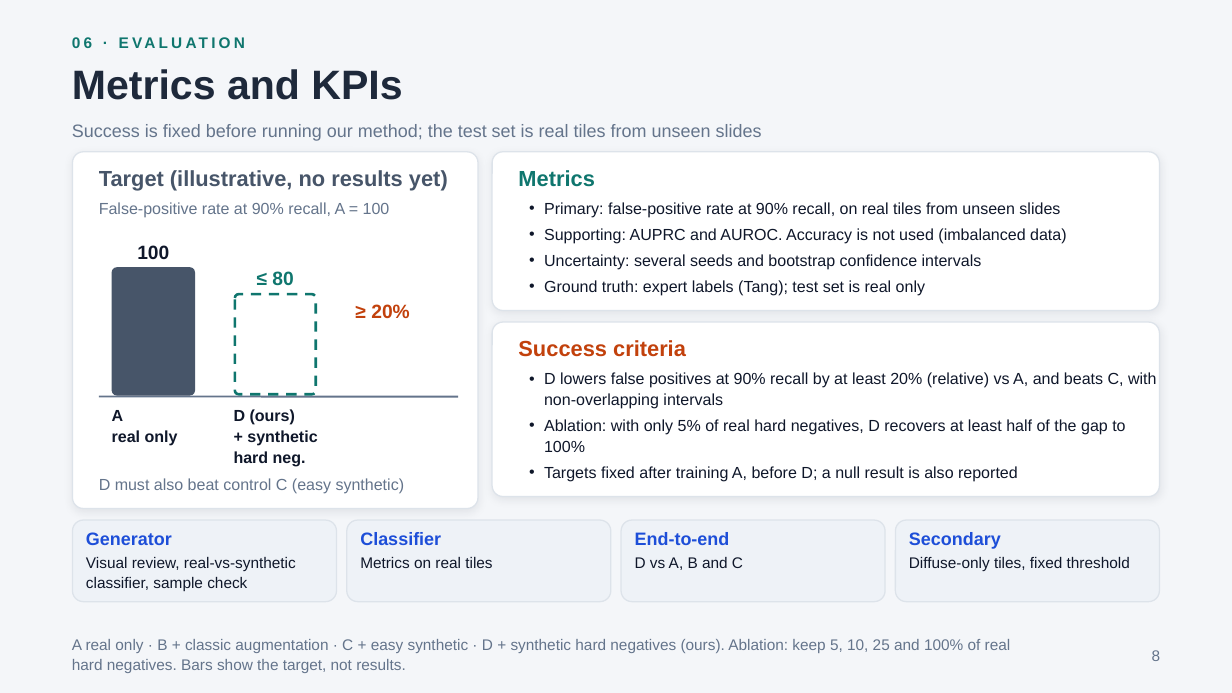
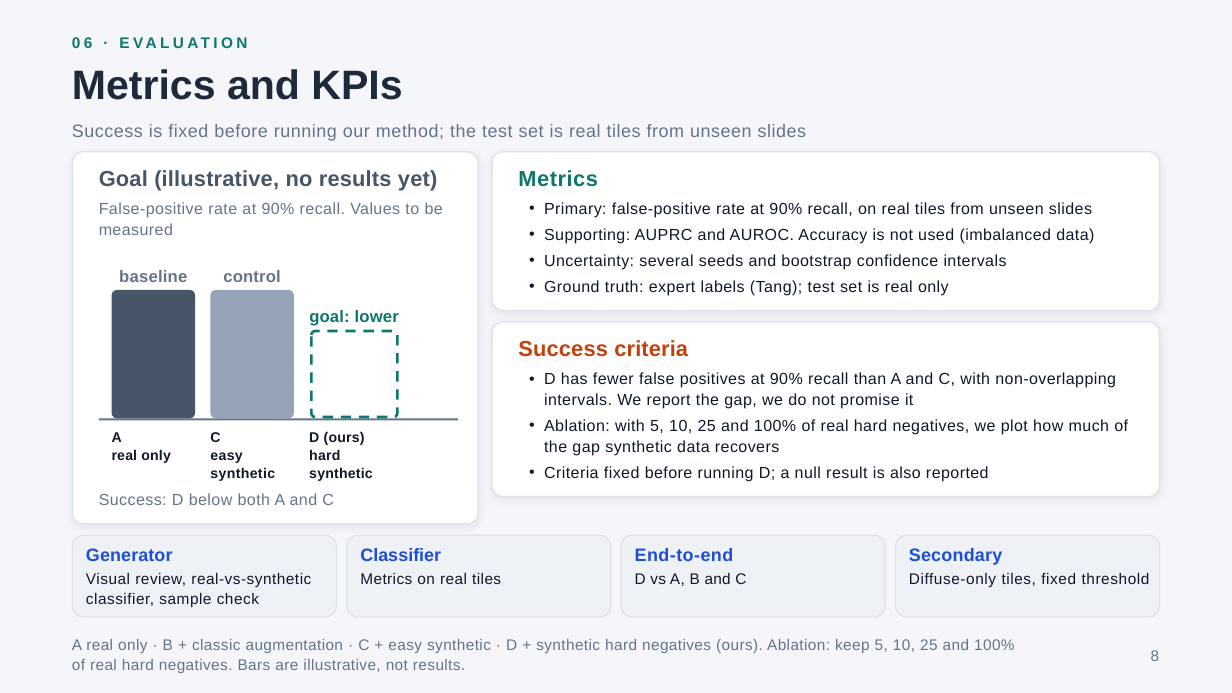
Before and after one commit to lucasboet/PlaqueGuard, a slide deck: slide 8 of GenAI_proposal_slides.pptx. Drawn at 1232x693 pixels with LibreOffice and Linux fonts; fonts in the diff are those of the drawing. Boxes give left, top, right and bottom in pixels: in the first picture for what was removed or moved away, otherwise in the second. Text is boxed around its words. In the diff, an @@ line names an element or a change of style, - is before the commit and + after.

```diff
--- a/GenAI_proposal_slides.pptx
+++ b/GenAI_proposal_slides.pptx
@@ text "06 · EVALUATION" at [72,33,1193,55]: letter spacing 2.5 to 2.6 pt @@
@@ rounded rectangle: place and size @@
-rounded rectangle at [72,152,478,508]
+rounded rectangle at [72,152,478,524]
@@ rounded rectangle at [72,152,478,524]: proportions changed @@
@@ text at [99,170,437,190]: text changed @@
-Target (illustrative, no results yet)
+Goal (illustrative, no results yet)
@@ text at [99,202,443,235]: text changed @@
-False-positive rate at 90% recall, A = 100
+False-positive rate at 90% recall. Values to be measured
@@ text removed at [137,245,169,259] @@
-100
@@ rounded rectangle: place and size @@
-rounded rectangle at [112,267,195,396]
+rounded rectangle at [112,290,195,419]
@@ text added at [119,270,187,282], 13 pt, text #64748B, bold @@
+baseline
@@ rounded rectangle added at [211,290,294,419], fill #94A3B8 @@
@@ text added at [223,270,280,282], 13 pt, text #64748B, bold @@
+control
@@ text removed at [272,271,293,285] @@
-≤ 80
@@ text added at [309,310,399,326], 13 pt, text #0F766E, bold @@
+goal: lower
@@ text removed at [371,304,410,318] @@
-≥ 20%
@@ rounded rectangle at [311,331,397,417]: proportions changed @@
@@ rounded rectangle: place and size @@
-rounded rectangle at [235,294,316,394]
+rounded rectangle at [311,331,397,417]
@@ text at [544,372,1128,482]: text changed @@
-• D lowers false positives at 90% recall by at least 20% (relative) vs A, and beats C, with non-overlapping intervals
-• Ablation: with only 5% of real hard negatives, D recovers at least half of the gap to 100%
-• Targets fixed after training A, before D; a null result is also reported
+• D has fewer false positives at 90% recall than A and C, with non-overlapping intervals. We report the gap, we do not promise it
+• Ablation: with 5, 10, 25 and 100% of real hard negatives, we plot how much of the gap synthetic data recovers
+• Criteria fixed before running D; a null result is also reported
@@ line moved from (99, 396) - (458, 396) to (99, 420) - (458, 420) @@
@@ text "A": place and size @@
-text "A" at [112,410,178,446]
+text "A" at [112,432,170,463]
@@ text "A" at [112,432,170,463]: size 12.5 to 11 pt, letter spacing 0 to 0.1 pt; line spacing 16.2pt to 14.3pt @@
@@ text added at [210,432,275,481], 11 pt, text #0F172A, bold @@
+C
+easy synthetic
@@ text at [309,449,372,481]: text changed; size 12.5 to 11 pt @@
-+ synthetic hard neg.
+hard synthetic
@@ text at [309,431,365,445]: size 12.5 to 11 pt, letter spacing 0 to 0.1 pt in "D (ours)"; line spacing 16.2pt to 14.3pt @@
@@ text "D (ours)": place and size @@
-text "D (ours)" at [234,409,317,467]
+text "D (ours)" at [309,431,372,481]
@@ text at [99,493,334,505]: text changed @@
-D must also beat control C (easy synthetic)
+Success: D below both A and C
@@ 7 texts, 4 rounded rectangles: place and size @@
-7 texts, 4 rounded rectangles at [72,520,1160,602]
+7 texts, 4 rounded rectangles at [72,535,1160,616]
@@ letter spacing 0 to 0.4 pt in 3 elements at [72,124,807,141], [518,170,597,187], [86,573,311,607] @@
@@ letter spacing 0 to 0.3 pt in 3 elements at [544,202,1094,296], [360,573,501,584], [635,548,734,561] @@
@@ text "D vs A, B and ..." at [635,573,746,586]: letter spacing 0 to 0.2 pt @@
@@ letter spacing 0 to 0.1 pt in 3 elements at [518,340,688,357], [86,548,173,561], [909,548,1002,565] @@
@@ text "Diffuse-only tiles, fixed threshold": place and size @@
-text "Diffuse-only tiles, fixed threshold" at [909,557,1130,571]
+text "Diffuse-only tiles, fixed threshold" at [909,573,1150,587]
@@ text "Diffuse-only tiles, fixed threshold" at [909,573,1150,587]: letter spacing 0 to 0.5 pt @@
@@ text at [72,639,1014,673]: text changed @@
-A real only · B + classic augmentation · C + easy synthetic · D + synthetic hard negatives (ours). Ablation: keep 5, 10, 25 and 100% of real hard negatives. Bars show the target, not results.
+A real only · B + classic augmentation · C + easy synthetic · D + synthetic hard negatives (ours). Ablation: keep 5, 10, 25 and 100% of real hard negatives. Bars are illustrative, not results.
```
Also in this commit, not shown: 7 other slides changed, 1 other file.
